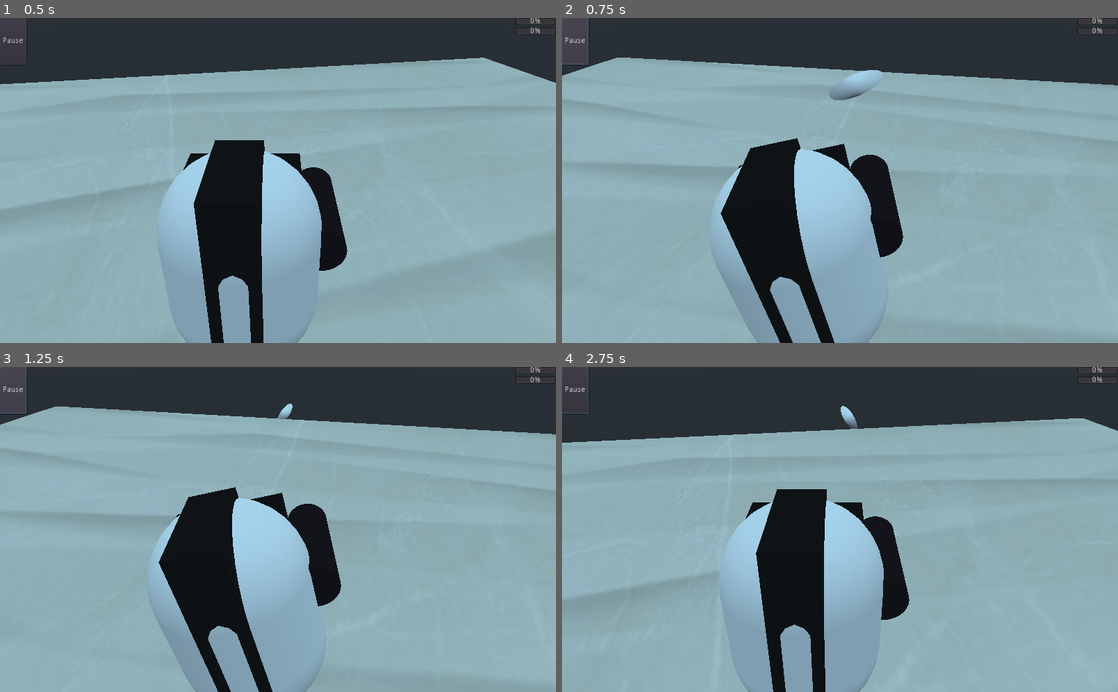
Above: before the commit, frames 1-4 (two rows, left to right).
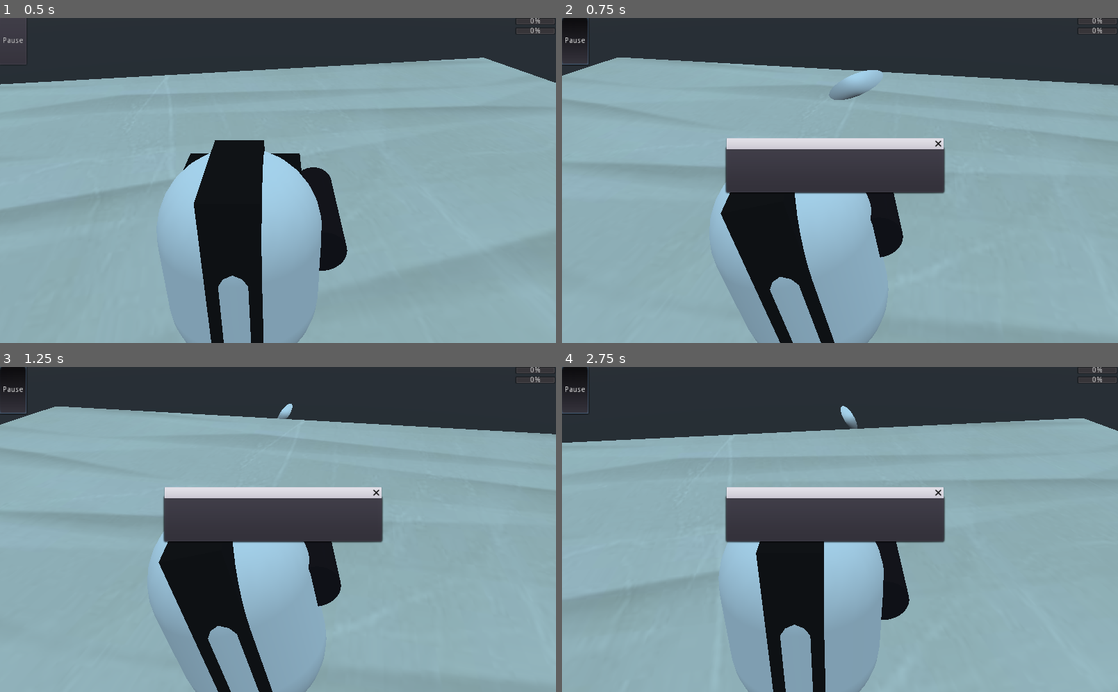
Above: after the commit, the same moments.

Repository: MrPeanutbutter434/Laser-Game-FPS
Game: Godot game, scene res://Scenes/Landing.tscn
Two runs of this game, one before a commit and one after it. Both use one fixed random seed, a clock stepped at 60 frames per second and the inputs below.
Inputs (mouse positions are in pixels of both pictures, inside the frame that each line leads up to):
- Up to frame 1 (0.5 s): no input
- Up to frame 2 (0.75 s): click "Pause" at 0.5 s
- Up to frame 3 (1.25 s): no input
- Up to frame 4 (2.75 s): move the mouse to (867, 529) at 1.27 s; hold Up (move_forward) from 1.28 s (still down); click (867, 529) at 1.35 s; move the mouse to (812, 529) at 2.02 s; click (812, 529) at 2.1 s

Frame 1 is identical in both runs. In frame 2, 7.2% of the frame differs, in the area x 0-69%, y 0-55%; in frame 3, 7.2%; in frame 4, 7.1%.

Commit message:
Add gameplay ui
Added basic ui for pause menu

Diff:
--- a/Scenes/Landing.tscn
+++ b/Scenes/Landing.tscn
@@ -1,8 +1,9 @@
-[gd_scene load_steps=6 format=2]
+[gd_scene load_steps=7 format=2]
 
 [ext_resource path="res://Scenes/Players/Player.tscn" type="PackedScene" id=1]
 [ext_resource path="res://Scenes/Levels/Level1.tscn" type="PackedScene" id=2]
 [ext_resource path="res://Scenes/Players/Bot.tscn" type="PackedScene" id=3]
+[ext_resource path="res://Scenes/UI/UI.tscn" type="PackedScene" id=4]
 
 [sub_resource type="BoxShape" id=1]
 
@@ -44,41 +45,5 @@
 [node name="Bot" parent="Bot" instance=ExtResource( 3 )]
 transform = Transform( 1, 0, 0, 0, -1.62921e-07, -1, 0, 1, -1.62921e-07, -8.07628, 1.94815, 0 )
 
-[node name="UI" type="CanvasLayer" parent="."]
-
-[node name="HBoxContainer" type="HBoxContainer" parent="UI"]
-anchor_top = -0.002
-anchor_right = 0.999
-anchor_bottom = 0.144
-margin_left = -1.33635
-margin_top = -0.136346
-margin_right = 0.687561
-margin_bottom = 0.263649
-custom_constants/separation = 900
-__meta__ = {
-"_edit_use_anchors_": false
-}
-
-[node name="Pause" type="Button" parent="UI/HBoxContainer"]
-margin_left = 10.0
-margin_top = 10.0
-margin_right = 90.0
-margin_bottom = 50.0
-text = "Pause"
-
-[node name="VBoxContainer" type="VBoxContainer" parent="UI/HBoxContainer"]
-margin_left = 950.0
-margin_right = 1025.0
-margin_bottom = 88.0
-size_flags_horizontal = 3
-size_flags_vertical = 3
-
-[node name="HealthBar" type="ProgressBar" parent="UI/HBoxContainer/VBoxContainer"]
-margin_right = 75.0
-margin_bottom = 14.0
-
-[node name="WeaponsBar" type="ProgressBar" parent="UI/HBoxContainer/VBoxContainer"]
-margin_top = 18.0
-margin_right = 75.0
-margin_bottom = 32.0
+[node name="UI" parent="." instance=ExtResource( 4 )]
 [connection signal="player_position" from="Player" to="Bot/Bot" method="_on_Player_player_position"]
--- a/Scenes/Scripts/Player.gd
+++ b/Scenes/Scripts/Player.gd
@@ -21,7 +21,7 @@
 var rotation_helper
 var dir: Vector3
 var vel: Vector3
-var camera
+var camera: Camera
 
 func _ready():
 	rotation_helper = $RotationHelper
--- /dev/null
+++ b/Scenes/Scripts/UI.gd
@@ -0,0 +1,17 @@
+extends CanvasLayer
+
+
+
+# Called when the node enters the scene tree for the first time.
+func _ready():
+	pass # Replace with function body.
+
+
+# Called every frame. 'delta' is the elapsed time since the previous frame.
+#func _process(delta):
+#	pass
+
+
+func _on_Pause_toggled(button_pressed:bool):
+	if(button_pressed):
+		$PauseDialog.show()
--- /dev/null
+++ b/Scenes/UI/UI.tscn
@@ -0,0 +1,48 @@
+[gd_scene load_steps=2 format=2]
+
+[ext_resource path="res://Scenes/Scripts/UI.gd" type="Script" id=1]
+
+[node name="UI" type="CanvasLayer"]
+script = ExtResource( 1 )
+
+[node name="HBoxContainer" type="HBoxContainer" parent="."]
+anchor_top = -0.002
+anchor_right = 0.999
+anchor_bottom = 0.144
+margin_left = -1.33635
+margin_top = -0.136346
+margin_right = 0.687561
+margin_bottom = 0.263649
+custom_constants/separation = 900
+__meta__ = {
+"_edit_use_anchors_": false
+}
+
+[node name="Pause" type="Button" parent="HBoxContainer"]
+margin_right = 50.0
+margin_bottom = 87.0
+toggle_mode = true
+text = "Pause"
+
+[node name="VBoxContainer" type="VBoxContainer" parent="HBoxContainer"]
+margin_left = 950.0
+margin_right = 1024.0
+margin_bottom = 87.0
+size_flags_horizontal = 3
+size_flags_vertical = 3
+
+[node name="HealthBar" type="ProgressBar" parent="HBoxContainer/VBoxContainer"]
+margin_right = 74.0
+margin_bottom = 14.0
+
+[node name="WeaponsBar" type="ProgressBar" parent="HBoxContainer/VBoxContainer"]
+margin_top = 18.0
+margin_right = 74.0
+margin_bottom = 32.0
+
+[node name="PauseDialog" type="WindowDialog" parent="."]
+margin_left = 303.045
+margin_top = 242.46
+margin_right = 703.046
+margin_bottom = 322.46
+[connection signal="toggled" from="HBoxContainer/Pause" to="." method="_on_Pause_toggled"]
